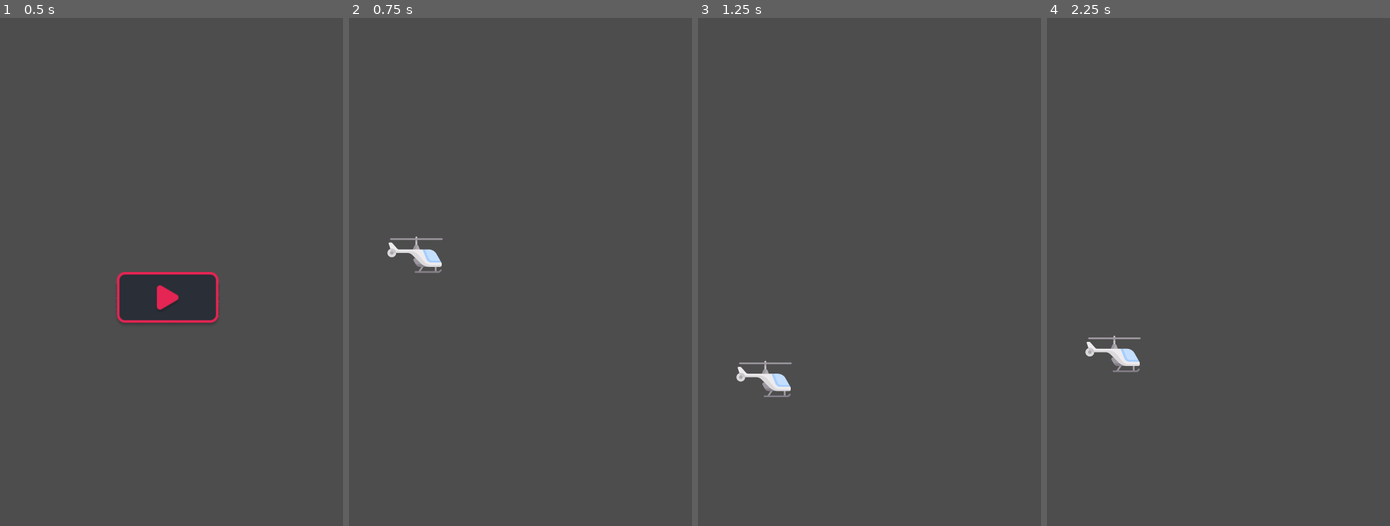
Above: before the commit, frames 1-4 (left to right).
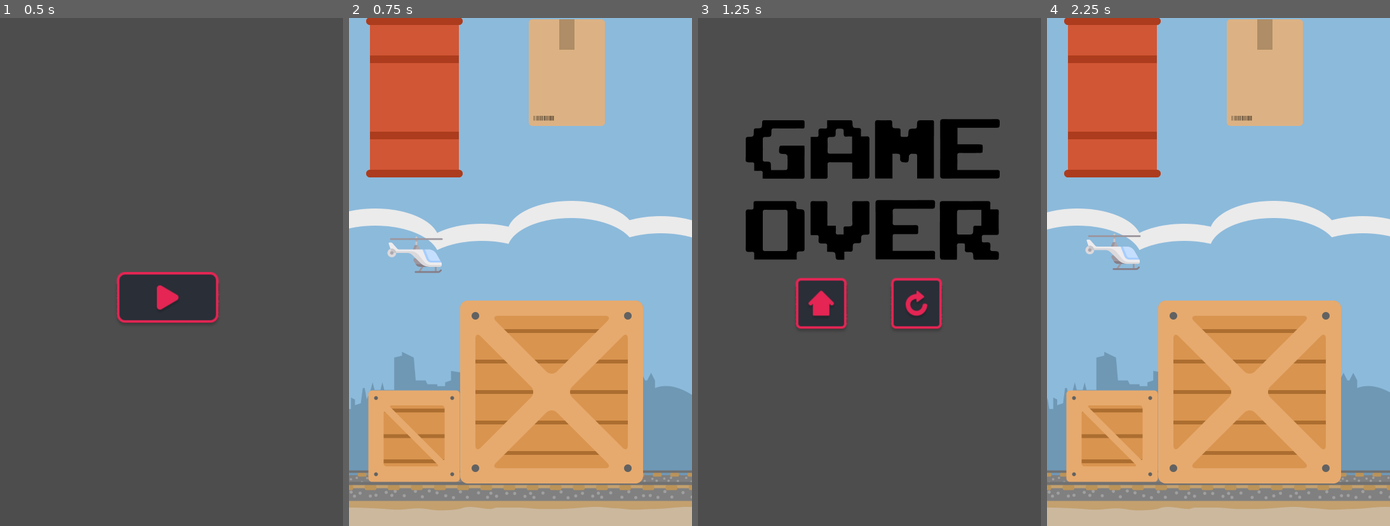
Above: after the commit, the same moments.

Repository: divy-sh/flying-copter
Game: Godot game, scene res://scenes/main_menu.tscn
Same seed, same stepped clock (60 frames per second), same inputs: the game is played once before the commit and once after it.
Inputs (mouse positions are in pixels of both pictures, inside the frame that each line leads up to):
- Up to frame 1 (0.5 s): no input
- Up to frame 2 (0.75 s): click (517, 302) at 0.5 s
- Up to frame 3 (1.25 s): no input
- Up to frame 4 (2.25 s): click (1170, 307) at 1.27 s; click (1215, 302) at 2.02 s

Frame 1 is identical in both runs. In frame 2, 99% of the frame differs, in the area x 0-100%, y 0-100%; in frame 3, 13%; in frame 4, 100%.

Commit message:
implement obstacles

Diff:
--- a/assets/copter/copter.gd
+++ b/assets/copter/copter.gd
@@ -14,3 +14,10 @@
 func _input(event):
 	if event.is_pressed():
 		self.linear_velocity = Vector2(0, -800)
+
+func _integrate_forces(state):
+	for i in range(state.get_contact_count()):
+		var contact_collider = state.get_contact_collider_object(i)
+		if contact_collider:
+			print("Colliding with: ", contact_collider.name)
+			get_tree().change_scene_to_file("res://scenes/game_over.tscn")
--- a/assets/copter/copter.tscn
+++ b/assets/copter/copter.tscn
@@ -3,15 +3,19 @@
 [ext_resource type="Script" path="res://assets/copter/copter.gd" id="1_2jreg"]
 [ext_resource type="Texture2D" uid="uid://u4mdvu77vjcq" path="res://assets/copter/1042691.png" id="2_atxak"]
 
-[sub_resource type="CircleShape2D" id="CircleShape2D_u0heh"]
+[sub_resource type="RectangleShape2D" id="RectangleShape2D_sffcn"]
+size = Vector2(174, 107)
 
 [node name="copter" type="RigidBody2D"]
-mass = 100.0
+mass = 1000.0
 gravity_scale = 2.0
+max_contacts_reported = 1
+contact_monitor = true
 script = ExtResource("1_2jreg")
 
 [node name="CollisionShape2D" type="CollisionShape2D" parent="."]
-shape = SubResource("CircleShape2D_u0heh")
+position = Vector2(159, 864.5)
+shape = SubResource("RectangleShape2D_sffcn")
 
 [node name="1042691" type="Sprite2D" parent="."]
 position = Vector2(158, 861)
--- /dev/null
+++ b/assets/level/trainyard/Background/bg.tscn
@@ -0,0 +1,10 @@
+[gd_scene load_steps=2 format=3 uid="uid://dge7t7ehikqn1"]
+
+[ext_resource type="Texture2D" uid="uid://cvy38byp7gvmg" path="res://assets/level/trainyard/Background/BackgroundNoFence.png" id="1_k0lf0"]
+
+[node name="Bg" type="Node2D"]
+
+[node name="BackgroundNoFence" type="Sprite2D" parent="."]
+position = Vector2(600, 960)
+scale = Vector2(0.75, 0.75)
+texture = ExtResource("1_k0lf0")
--- /dev/null
+++ b/assets/level/trainyard/cardboard_small.tscn
@@ -0,0 +1,16 @@
+[gd_scene load_steps=3 format=3 uid="uid://csa36noa2oq6d"]
+
+[ext_resource type="Texture2D" uid="uid://bawbiu32y2a1l" path="res://assets/level/trainyard/obstacles/textures/CardboardSmall.png" id="1_kul7d"]
+
+[sub_resource type="RectangleShape2D" id="RectangleShape2D_5wdei"]
+size = Vector2(192, 192)
+
+[node name="CardboardSmall" type="RigidBody2D"]
+
+[node name="CardboardSmall" type="Sprite2D" parent="."]
+position = Vector2(737, 96)
+texture = ExtResource("1_kul7d")
+
+[node name="CollisionShape2D" type="CollisionShape2D" parent="."]
+position = Vector2(737, 96)
+shape = SubResource("RectangleShape2D_5wdei")
--- /dev/null
+++ b/assets/level/trainyard/level.gd
@@ -0,0 +1,16 @@
+extends Node
+
+var obstacle
+var obs_instance
+# Called when the node enters the scene tree for the first time.
+func _ready():
+	obstacle = preload("res://assets/level/trainyard/obstacles/obs_1.tscn")
+	obs_instance = obstacle.instantiate()
+	add_child(obs_instance)
+
+# Called every frame. 'delta' is the elapsed time since the previous frame.
+func _process(_delta):
+	pass
+
+func randomize_obstacles():
+	pass
--- /dev/null
+++ b/assets/level/trainyard/level.tscn
@@ -0,0 +1,10 @@
+[gd_scene load_steps=3 format=3 uid="uid://d2s7u6wc044fg"]
+
+[ext_resource type="Script" path="res://assets/level/trainyard/level.gd" id="1_bnonx"]
+[ext_resource type="PackedScene" uid="uid://dge7t7ehikqn1" path="res://assets/level/trainyard/Background/bg.tscn" id="2_c34yp"]
+
+[node name="trainyard" type="Node2D"]
+script = ExtResource("1_bnonx")
+
+[node name="Bg" parent="." instance=ExtResource("2_c34yp")]
+position = Vector2(2.08165e-12, 2.08165e-12)
--- /dev/null
+++ b/assets/level/trainyard/obstacles/obs_1.tscn
@@ -0,0 +1,24 @@
+[gd_scene load_steps=6 format=3 uid="uid://bxj4hdo1mfejk"]
+
+[ext_resource type="PackedScene" uid="uid://b1oesi0bgmkxu" path="res://assets/level/trainyard/obstacles/obstacle/barrel.tscn" id="1_2hvkl"]
+[ext_resource type="PackedScene" uid="uid://tjseqghqkho" path="res://assets/level/trainyard/obstacles/obstacle/crate_big.tscn" id="2_kclhy"]
+[ext_resource type="PackedScene" uid="uid://csai1ieu8sl5c" path="res://assets/level/trainyard/obstacles/obstacle/cardboard_tall.tscn" id="4_nxooa"]
+[ext_resource type="PackedScene" uid="uid://dt6md20ybo00x" path="res://assets/level/trainyard/obstacles/obstacle/crate_small.tscn" id="5_tjbs3"]
+[ext_resource type="PackedScene" uid="uid://brxmxhcv6x6dm" path="res://assets/level/trainyard/obstacles/obstacle/ground.tscn" id="6_t3bw3"]
+
+[node name="Obs1" type="Node"]
+
+[node name="Ground" parent="." instance=ExtResource("6_t3bw3")]
+position = Vector2(4, -43)
+
+[node name="CrateSmall" parent="." instance=ExtResource("5_tjbs3")]
+position = Vector2(-4, -43)
+
+[node name="Barrel" parent="." instance=ExtResource("1_2hvkl")]
+position = Vector2(-559, -1000)
+
+[node name="CardboardTall" parent="." instance=ExtResource("4_nxooa")]
+position = Vector2(451, 0)
+
+[node name="CrateBig" parent="." instance=ExtResource("2_kclhy")]
+position = Vector2(1493, 687)
--- /dev/null
+++ b/assets/level/trainyard/obstacles/obstacle/barrel.tscn
@@ -0,0 +1,16 @@
+[gd_scene load_steps=3 format=3 uid="uid://b1oesi0bgmkxu"]
+
+[ext_resource type="Texture2D" uid="uid://ykj72gbbeqeu" path="res://assets/level/trainyard/obstacles/textures/Barrel.png" id="1_l1omh"]
+
+[sub_resource type="RectangleShape2D" id="RectangleShape2D_khxrp"]
+size = Vector2(305, 505)
+
+[node name="Barrel" type="StaticBody2D"]
+
+[node name="Barrel" type="Sprite2D" parent="."]
+position = Vector2(765, 1250)
+texture = ExtResource("1_l1omh")
+
+[node name="CollisionShape2D" type="CollisionShape2D" parent="."]
+position = Vector2(764.5, 1251.5)
+shape = SubResource("RectangleShape2D_khxrp")
--- /dev/null
+++ b/assets/level/trainyard/obstacles/obstacle/cardboard_tall.tscn
@@ -0,0 +1,16 @@
+[gd_scene load_steps=3 format=3 uid="uid://csai1ieu8sl5c"]
+
+[ext_resource type="Texture2D" uid="uid://cc8hitsljyu13" path="res://assets/level/trainyard/obstacles/textures/CardboardTall.png" id="1_vxbru"]
+
+[sub_resource type="RectangleShape2D" id="RectangleShape2D_fsgqi"]
+size = Vector2(240, 336)
+
+[node name="CardboardTall" type="StaticBody2D"]
+
+[node name="CardboardTall" type="Sprite2D" parent="."]
+position = Vector2(235, 172)
+texture = ExtResource("1_vxbru")
+
+[node name="CollisionShape2D" type="CollisionShape2D" parent="."]
+position = Vector2(235, 172)
+shape = SubResource("RectangleShape2D_fsgqi")
--- /dev/null
+++ b/assets/level/trainyard/obstacles/obstacle/crate_big.tscn
@@ -0,0 +1,16 @@
+[gd_scene load_steps=3 format=3 uid="uid://tjseqghqkho"]
+
+[ext_resource type="Texture2D" uid="uid://dgcb2rqu6btgu" path="res://assets/level/trainyard/obstacles/textures/CrateBig.png" id="1_ovqv0"]
+
+[sub_resource type="RectangleShape2D" id="RectangleShape2D_5htpg"]
+size = Vector2(578, 580)
+
+[node name="CrateBig" type="StaticBody2D"]
+
+[node name="CrateBig" type="Sprite2D" parent="."]
+position = Vector2(-855, 491)
+texture = ExtResource("1_ovqv0")
+
+[node name="CollisionShape2D" type="CollisionShape2D" parent="."]
+position = Vector2(-856, 491)
+shape = SubResource("RectangleShape2D_5htpg")
--- /dev/null
+++ b/assets/level/trainyard/obstacles/obstacle/crate_small.tscn
@@ -0,0 +1,16 @@
+[gd_scene load_steps=3 format=3 uid="uid://dt6md20ybo00x"]
+
+[ext_resource type="Texture2D" uid="uid://q28w52c0t62b" path="res://assets/level/trainyard/obstacles/textures/CrateSmall.png" id="1_jl7so"]
+
+[sub_resource type="RectangleShape2D" id="RectangleShape2D_6ht70"]
+size = Vector2(289, 289)
+
+[node name="CrateSmall" type="StaticBody2D"]
+
+[node name="CrateSmall" type="Sprite2D" parent="."]
+position = Vector2(209, 1360)
+texture = ExtResource("1_jl7so")
+
+[node name="CollisionShape2D" type="CollisionShape2D" parent="."]
+position = Vector2(208.5, 1360.5)
+shape = SubResource("RectangleShape2D_6ht70")
--- /dev/null
+++ b/assets/level/trainyard/obstacles/obstacle/ground.tscn
@@ -0,0 +1,16 @@
+[gd_scene load_steps=3 format=3 uid="uid://brxmxhcv6x6dm"]
+
+[ext_resource type="Texture2D" uid="uid://d0ubjs557rmyk" path="res://assets/level/trainyard/Background/OnlyGround.png" id="1_a8mih"]
+
+[sub_resource type="RectangleShape2D" id="RectangleShape2D_ewpy7"]
+size = Vector2(1754, 1047)
+
+[node name="Ground" type="StaticBody2D"]
+
+[node name="CollisionShape2D" type="CollisionShape2D" parent="."]
+position = Vector2(575, 2031)
+shape = SubResource("RectangleShape2D_ewpy7")
+
+[node name="OnlyGround" type="Sprite2D" parent="."]
+position = Vector2(581, 1890)
+texture = ExtResource("1_a8mih")
--- a/main.tscn
+++ /dev/null
@@ -1,9 +0,0 @@
-[gd_scene load_steps=2 format=3 uid="uid://b8aiu77xk5vx"]
-
-[ext_resource type="PackedScene" uid="uid://b30323hb3ua76" path="res://assets/copter/copter.tscn" id="1_f525f"]
-
-[node name="Node2D" type="Node2D"]
-
-[node name="copter" parent="." instance=ExtResource("1_f525f")]
-top_level = true
-position = Vector2(30, -136)
--- /dev/null
+++ b/scenes/main.gd
@@ -0,0 +1,28 @@
+extends Node2D
+
+var level
+var first
+var second
+var speed = -400
+
+func _ready():
+	level = preload("res://assets/level/trainyard/level.tscn")
+	first = level.instantiate()
+	second = level.instantiate()
+	first.position = Vector2(0, 0)
+	second.position = Vector2(1220, 0)
+
+	add_child(first)
+	add_child(second)
+
+func _process(delta):
+	if first and first is Node2D:
+		first.position += Vector2(speed, 0) * delta
+	if second and second is Node2D:
+		second.position += Vector2(speed, 0) * delta
+	if first.position.x < -1220:
+		first.position.x = 1220
+		first.randomize_obstacles()
+	if second.position.x < -1220:
+		second.position.x = 1220
+		second.randomize_obstacles()
--- a/scenes/main.tscn
+++ b/scenes/main.tscn
@@ -1,8 +1,10 @@
-[gd_scene load_steps=2 format=3 uid="uid://b8aiu77xk5vx"]
+[gd_scene load_steps=3 format=3 uid="uid://b8aiu77xk5vx"]
 
 [ext_resource type="PackedScene" uid="uid://b30323hb3ua76" path="res://assets/copter/copter.tscn" id="1_f525f"]
+[ext_resource type="Script" path="res://scenes/main.gd" id="1_td3ms"]
 
 [node name="Node2D" type="Node2D"]
+script = ExtResource("1_td3ms")
 
 [node name="copter" parent="." instance=ExtResource("1_f525f")]
 top_level = true
Binary file added: assets/level/trainyard/Background/Background.png
Not shown, added: assets/level/trainyard/Background/Background.png.import
Binary file added: assets/level/trainyard/Background/BackgroundNoFence.png
Not shown, added: assets/level/trainyard/Background/BackgroundNoFence.png.import
Binary file added: assets/level/trainyard/Background/OnlyGround.png
Not shown, added: assets/level/trainyard/Background/OnlyGround.png.import
Binary file added: assets/level/trainyard/obstacles/textures/Barrel.png
Not shown, added: assets/level/trainyard/obstacles/textures/Barrel.png.import
Binary file added: assets/level/trainyard/obstacles/textures/CardboardSmall.png
Not shown, added: assets/level/trainyard/obstacles/textures/CardboardSmall.png.import
Binary file added: assets/level/trainyard/obstacles/textures/CardboardTall.png
Not shown, added: assets/level/trainyard/obstacles/textures/CardboardTall.png.import
(and 13 more such lines)
